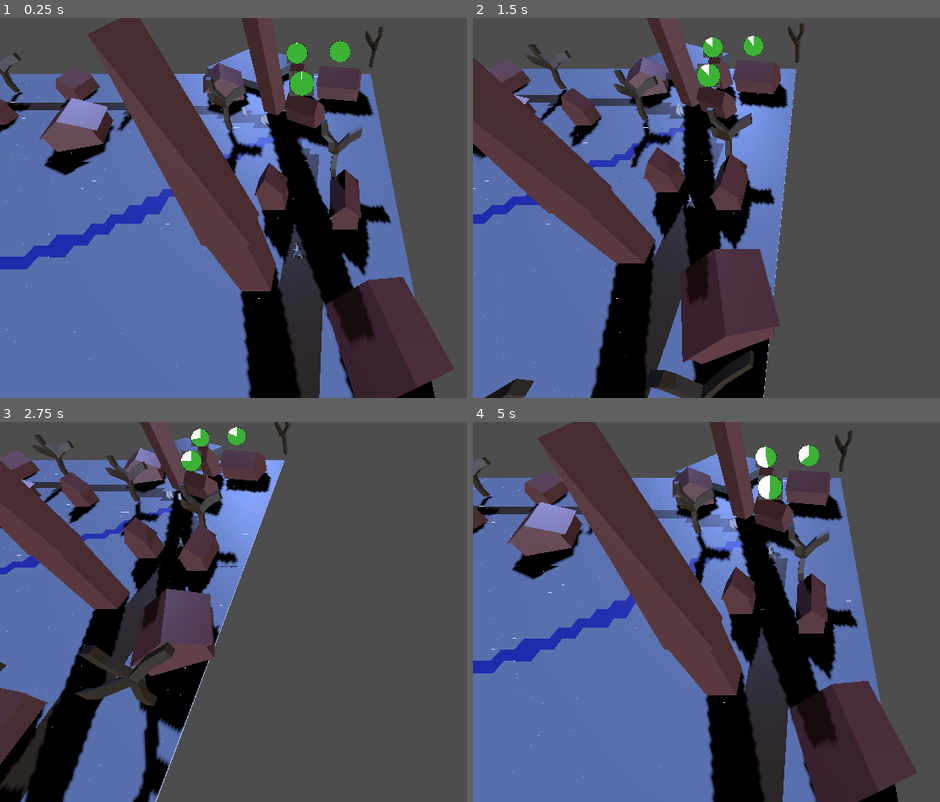
Above: before the commit, frames 1-4 (two rows, left to right).
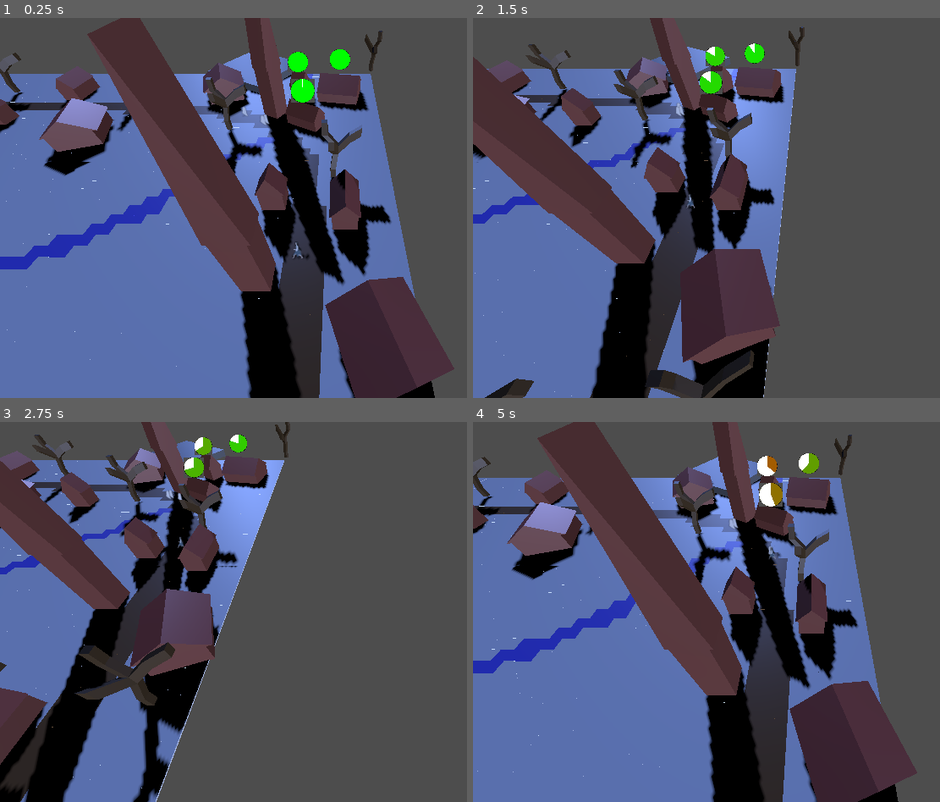
Above: after the commit, the same moments.

Repository: Ssssssaber/mara-winter-slumber
Game: Godot game, scene res://scenes/3d/environment/world.tscn
Two runs of this game, one before a commit and one after it. Both use one fixed random seed, a clock stepped at 60 frames per second and the inputs below.
Inputs (mouse positions are in pixels of both pictures, inside the frame that each line leads up to):
- Up to frame 1 (0.25 s): no input
- Up to frame 2 (1.5 s): tap Enter at 0.5 s; move the mouse to (outside the picture) at 0.52 s; hold Right (ui_right) 0.53-1.28 s; click (outside the picture) at 0.67 s; move the mouse to (673, 227) at 1.27 s; hold Down (ui_down) from 1.28 s (still down)
- Up to frame 3 (2.75 s): move the mouse to (406, 528) at 2.02 s; release Down (ui_down) at 2.03 s; hold Right (ui_right) from 2.03 s (still down)
- Up to frame 4 (5 s): move the mouse to (776, 688) at 2.77 s; release Right (ui_right) at 2.78 s; hold Up (ui_up) 2.78-3.53 s; click (776, 688) at 2.92 s; move the mouse to (outside the picture) at 3.52 s; hold Left (ui_left) from 3.53 s (still down); move the mouse to (608, 555) at 4.27 s

The runs differ from the first frame. In frame 1, 4.1% of the frame differs, in the area x 44-83%, y 0-87%; in frame 2, 2.9%; in frame 3, 1.9%; in frame 4, 3.9%.

Commit message:
(udpate): ghost and timer scene tweaking

Diff:
--- a/assets/3d/environment/models/mara_houses.tscn
+++ b/assets/3d/environment/models/mara_houses.tscn
@@ -219,7 +219,6 @@
 [node name="mara_houses" type="Node3D"]
 
 [node name="big-home-rotated" type="MeshInstance3D" parent="."]
-transform = Transform3D(1, 0, 0, 0, 1, 0, 0, 0, 1, 0, 1.7, 0)
 mesh = SubResource("ArrayMesh_sqda5")
 skeleton = NodePath("")
 
@@ -227,7 +226,7 @@
 transform = Transform3D(1, 0, 0, 0, 1, 0, 0, 0, 1, 0, 8.165, 0)
 
 [node name="small-home" type="MeshInstance3D" parent="."]
-transform = Transform3D(1, 0, 0, 0, 1, 0, 0, 0, 1, 16.097404, 1.5, 0)
+transform = Transform3D(1, 0, 0, 0, 1, 0, 0, 0, 1, 16.097, 0, 0)
 mesh = SubResource("ArrayMesh_ygpgo")
 skeleton = NodePath("")
 script = ExtResource("2_8i5n2")
@@ -242,7 +241,7 @@
 shape = SubResource("SphereShape3D_i8nuw")
 
 [node name="bigger home" type="MeshInstance3D" parent="."]
-transform = Transform3D(1, 0, 0, 0, 1, 0, 0, 0, 1, 5, 2, 9.196748)
+transform = Transform3D(1, 0, 0, 0, 1, 0, 0, 0, 1, 5, 0, 9.197)
 mesh = SubResource("ArrayMesh_76m3h")
 skeleton = NodePath("")
 
@@ -250,17 +249,17 @@
 transform = Transform3D(1, 0, 0, 0, 1, 0, 0, 0, 1, 0, 7.4397573, 0)
 
 [node name="graveyard" type="MeshInstance3D" parent="."]
-transform = Transform3D(1, 0, 0, 0, 1, 0, 0, 0, 1, 0, 1, 30)
+transform = Transform3D(1, 0, 0, 0, 1, 0, 0, 0, 1, 0, 0, 30)
 mesh = SubResource("ArrayMesh_edw5u")
 skeleton = NodePath("")
 
 [node name="mill" type="MeshInstance3D" parent="."]
-transform = Transform3D(1, 0, 0, 0, 1, 0, 0, 0, 1, 16, 10, 9.196748)
+transform = Transform3D(1, 0, 0, 0, 1, 0, 0, 0, 1, 16, 0, 9.197)
 mesh = SubResource("ArrayMesh_mfoio")
 skeleton = NodePath("")
 
 [node name="tree" type="MeshInstance3D" parent="."]
-transform = Transform3D(1, 0, 0, 0, 1, 0, 0, 0, 1, -20, 1, 0)
+transform = Transform3D(1, 0, 0, 0, 1, 0, 0, 0, 1, -20, 0, 0)
 mesh = SubResource("ArrayMesh_gt0y8")
 skeleton = NodePath("")
 
--- a/scenes/3d/characters/Ghost.tscn
+++ b/scenes/3d/characters/Ghost.tscn
@@ -10,7 +10,6 @@
 collision_layer = 2
 collision_mask = 0
 script = ExtResource("2_2ovv7")
-slow_duration = 3.0
 
 [node name="InteractionArea" type="Area3D" parent="." index="3"]
 collision_layer = 4
--- a/scenes/3d/ui/PieTimer.tscn
+++ b/scenes/3d/ui/PieTimer.tscn
@@ -7,4 +7,4 @@
 fill_mode = 4
 texture_under = ExtResource("1_yynuj")
 texture_progress = ExtResource("1_yynuj")
-tint_progress = Color(0.23450002, 0.7, 0.21000001, 1)
+tint_progress = Color(0.4305, 0.7, 0.21000001, 1)
--- a/scripts/3d/ui/pie_timer.gd
+++ b/scripts/3d/ui/pie_timer.gd
@@ -2,9 +2,12 @@
 
 @onready var pie_timer_ui : TextureProgressBar = get_node("ViewportTextureSprite/SubViewport/PieTimer")
 @onready var timer : Timer = get_node("Timer")
-var rng = RandomNumberGenerator.new()
+
+@export var start_color : Color = Color(0, 1, 0)
+@export var end_color : Color = Color(1, 0, 0)
 
 func _ready() -> void:
+	var rng = RandomNumberGenerator.new()
 	timer.timeout.connect(_on_PieTimer_timeout)
 	pie_timer_ui.visible = false
 
@@ -18,7 +21,9 @@
 
 func _process(_delta: float) -> void:
 	if timer.time_left > 0:
+		var progress = timer.time_left / timer.wait_time
 		pie_timer_ui.value = (timer.time_left / timer.wait_time) * 100
+		pie_timer_ui.tint_progress = Color(1.0 - progress, progress, 0.0)
 
 func _on_PieTimer_timeout() -> void:
 	pie_timer_ui.visible = false
